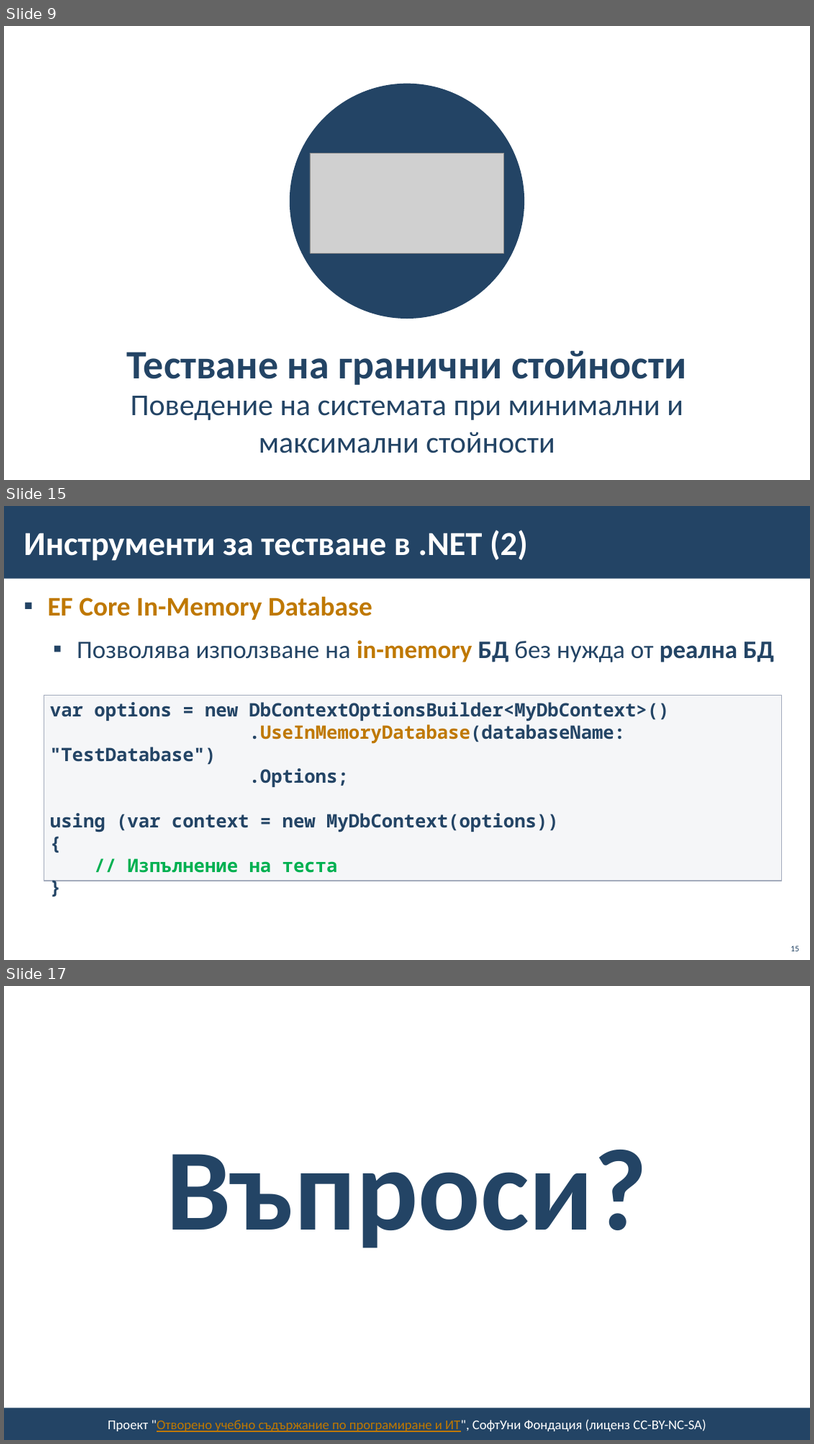
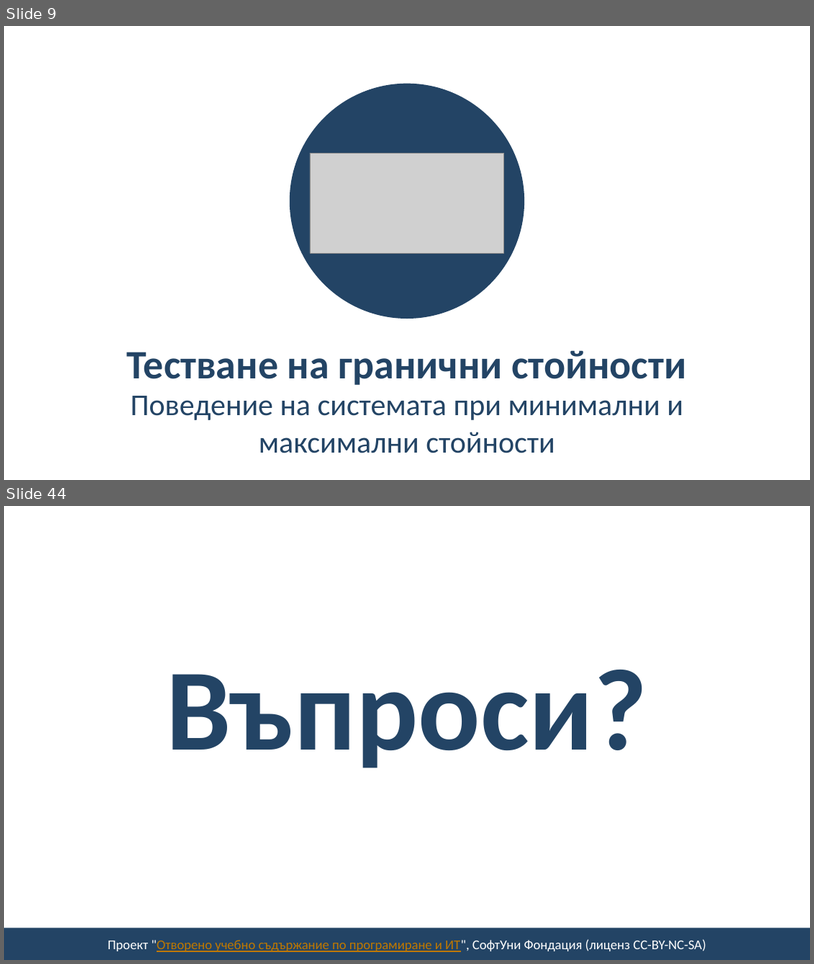
Before and after one commit to BG-IT-Edu/School-Programming, a slide deck: Courses/Software-Sciences/Module-4-Information-Systems-New/13-Information-System-Testing/13-Information-System-Testing.pptx. Shown one above the other, each under a label of ours: slides 9, 15 and 17 before the commit, slides 9 and 44 after it; the slides between them are not shown. The pictures are 814x1444 and 814x964 pixels, drawn with LibreOffice and Linux fonts; fonts in the diff are those of the drawing; grey boxes stand for pictures; background and template pictures are left out. Boxes give left, top, right and bottom in pixels: in the first picture for what was removed or moved away, otherwise in the second. Text is boxed around its words. In the diff, an @@ line names an element or a change of style, - is before the commit and + after.

```diff
--- a/Courses/Software-Sciences/Module-4-Information-Systems-New/13-Information-System-Testing/13-Information-System-Testing.pptx
+++ b/Courses/Software-Sciences/Module-4-Information-Systems-New/13-Information-System-Testing/13-Information-System-Testing.pptx
@@ slide 15 removed at (x1=4, y1=506, x2=810, y2=960), background #FFFFFF @@
@@ rectangle removed at (x1=4, y1=506, x2=810, y2=579) @@
@@ title removed at (x1=23, y1=530, x2=528, y2=561) @@
-Инструменти за тестване в .NET (2)
@@ text removed at (x1=48, y1=596, x2=774, y2=662) @@
-▪ EF Core In-Memory Database
-  ▪ Позволява използване на in-memory БД без нужда от реална БД
@@ rectangle removed at (x1=44, y1=695, x2=782, y2=880) @@
-var options = new DbContextOptionsBuilder<MyDbContext>()
-.UseInMemoryDatabase(databaseName: "TestDatabase")
-.Options;
-using (var context = new MyDbContext(options))
-{
-// Изпълнение на теста
-}
@@ page number removed at (x1=791, y1=945, x2=800, y2=951) @@
-15
@@ what was slide 17 is now slide 44 @@
```
Also in this commit, not shown: 11 slides changed, 30 slides added, 2 other slides removed.
